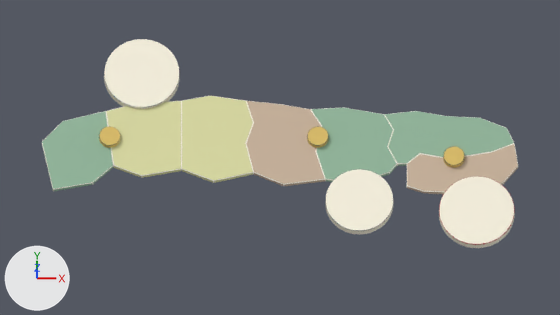
The Blender file art/atlas/atlas-map.blend: old version first, new version second.
Both versions are drawn from the file's camera 'Atlas authoring camera'. Lighting does not change. The marker at lower left points along +X, +Y and +Z. The picture after the commit comes second.

The first picture shows 'camaguey-city', 'camaguey-province', 'ec-las-villas-camaguey', 'ec-oriente-sierra', 'ec-pinar-la-habana', 'havana', 'la-habana', 'las-villas', 'matanzas', 'oriente', 'pinar-del-rio', 'santiago', 'sierra-maestra'.
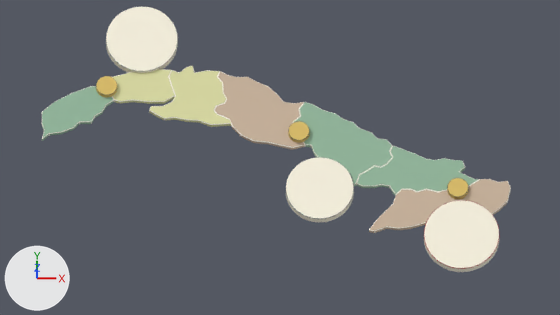
Boxes [x1, y1, x2, y2] around the edits, measured in the pictures (560 x 315 px):
'oriente', reshaped (9% shorter)
    before: [385, 111, 514, 166]
    after: [357, 146, 480, 196]
'matanzas', reshaped (15% wider, 30% shorter)
    before: [182, 96, 253, 183]
    after: [149, 66, 231, 127]
'las-villas', reshaped (15% wider, 8% shorter)
    before: [246, 101, 325, 186]
    after: [214, 72, 305, 150]
'havana', moved, rescaled
    before: [104, 39, 180, 109]
    after: [106, 6, 178, 73]
'la-habana', reshaped
    before: [106, 101, 182, 178]
    after: [112, 69, 175, 104]
'santiago', moved
    before: [439, 176, 515, 248]
    after: [424, 200, 499, 272]
'sierra-maestra', reshaped (28% wider, 8% taller)
    before: [407, 144, 518, 194]
    after: [369, 179, 511, 233]
'camaguey-city', moved
    before: [325, 169, 394, 234]
    after: [286, 157, 354, 222]
'pinar-del-rio', reshaped (31% shorter)
    before: [42, 111, 113, 191]
    after: [42, 86, 114, 141]
'camaguey-province', reshaped (15% wider, 13% taller)
    before: [311, 108, 397, 182]
    after: [293, 102, 392, 186]
'ec-oriente-sierra', moved
    before: [443, 146, 465, 168]
    after: [447, 178, 468, 199]
'ec-pinar-la-habana', moved
    before: [99, 126, 120, 148]
    after: [96, 76, 117, 97]

Patch to the scene script:
```diff
--- a/art/atlas/atlas-map.blend.py
+++ b/art/atlas/atlas-map.blend.py
@@ me_pinar_del_rio_refined_profile @@
-me_pinar_del_rio_refined_profile.from_pydata(...)  # 12 vertices, 8 faces; spans x -6.3..-4.4, y -1.0..1.3, z 0.0..0.14
+me_pinar_del_rio_refined_profile.from_pydata(...)  # 40 vertices, 22 faces; spans x -6.3..-4.38, y 0.46..2.03, z 0.0..0.14
+# me_pinar_del_rio_refined_profile part 1: the whole mesh is rebuilt
 me_pinar_del_rio_refined_profile.materials.append(mat_atlas_pinar_del_rio_fill)
@@ me_la_habana_refined_profile @@
-me_la_habana_refined_profile.from_pydata(...)  # 12 vertices, 8 faces; spans x -4.6..-2.6, y -0.6..1.6, z 0.0..0.14
+me_la_habana_refined_profile.from_pydata(...)  # 30 vertices, 17 faces; spans x -4.66..-2.76, y 1.57..2.53, z 0.0..0.14
+# me_la_habana_refined_profile part 2: the whole mesh is rebuilt
 me_la_habana_refined_profile.materials.append(mat_atlas_la_habana_fill)
@@ me_matanzas_refined_profile @@
-me_matanzas_refined_profile.from_pydata(...)  # 16 vertices, 10 faces; spans x -2.6..-0.7, y -0.75..1.75, z 0.0..0.14
+me_matanzas_refined_profile.from_pydata(...)  # 62 vertices, 33 faces; spans x -3.46..-1.26, y 0.88..2.63, z 0.0..0.14
+# me_matanzas_refined_profile part 3: the whole mesh is rebuilt
 me_matanzas_refined_profile.materials.append(mat_atlas_matanzas_fill)
@@ me_las_villas_refined_profile @@
-me_las_villas_refined_profile.from_pydata(...)  # 20 vertices, 12 faces; spans x -0.9..1.2, y -0.85..1.6, z 0.0..0.14
+me_las_villas_refined_profile.from_pydata(...)  # 64 vertices, 34 faces; spans x -1.74..0.66, y 0.22..2.46, z 0.0..0.14
+# me_las_villas_refined_profile part 4: the whole mesh is rebuilt
 me_las_villas_refined_profile.materials.append(mat_atlas_las_villas_fill)
@@ me_camaguey_province_refined_profile @@
-me_camaguey_province_refined_profile.from_pydata(...)  # 22 vertices, 13 faces; spans x 0.8..3.1, y -0.8..1.4, z 0.0..0.14
+me_camaguey_province_refined_profile.from_pydata(...)  # 68 vertices, 36 faces; spans x 0.34..2.98, y -0.92..1.57, z 0.0..0.14
+# me_camaguey_province_refined_profile part 5: the whole mesh is rebuilt
 me_camaguey_province_refined_profile.materials.append(mat_atlas_camaguey_province_fill)
@@ me_oriente_refined_profile @@
-me_oriente_refined_profile.from_pydata(...)  # 26 vertices, 15 faces; spans x 2.75..6.2, y -0.25..1.3, z 0.0..0.14
+me_oriente_refined_profile.from_pydata(...)  # 68 vertices, 36 faces; spans x 2.02..5.3, y -1.15..0.29, z 0.0..0.14
+# me_oriente_refined_profile part 6: the whole mesh is rebuilt
 me_oriente_refined_profile.materials.append(mat_atlas_oriente_fill)
@@ me_sierra_maestra_refined_profile @@
-me_sierra_maestra_refined_profile.from_pydata(...)  # 20 vertices, 12 faces; spans x 3.35..6.3, y -1.1..0.35, z 0.0..0.14
+me_sierra_maestra_refined_profile.from_pydata(...)  # 60 vertices, 32 faces; spans x 2.34..6.1, y -2.22..-0.69, z 0.0..0.14
+# me_sierra_maestra_refined_profile part 7: the whole mesh is rebuilt
 me_sierra_maestra_refined_profile.materials.append(mat_atlas_sierra_maestra_fill)
@@ me_havana_refined_profile @@
-me_havana_refined_profile.from_pydata(...)  # 192 vertices, 98 faces; spans x -4.65..-2.65, y 1.35..3.35, z 0.0..0.24
+me_havana_refined_profile.from_pydata(...)  # 192 vertices, 98 faces; spans x -4.6..-2.7, y 2.4..4.3, z 0.0..0.24
+# me_havana_refined_profile part 8: the whole mesh is scaled about its middle by (0.95, 0.95, 1), then moved by (0.0, 1.0, 0.0)
 me_havana_refined_profile.materials.append(mat_atlas_havana_fill)
@@ me_camaguey_city_refined_profile @@
-me_camaguey_city_refined_profile.from_pydata(...)  # 192 vertices, 98 faces; spans x 1.2..3.0, y -2.25..-0.45, z 0.0..0.24
+me_camaguey_city_refined_profile.from_pydata(...)  # 192 vertices, 98 faces; spans x 0.15..1.95, y -1.9..-0.1, z 0.0..0.24
+# me_camaguey_city_refined_profile part 9: the whole mesh is moved by (-1.05, 0.35, 0.0)
 me_camaguey_city_refined_profile.materials.append(mat_atlas_camaguey_city_fill)
@@ me_santiago_refined_profile @@
-me_santiago_refined_profile.from_pydata(...)  # 192 vertices, 98 faces; spans x 4.2..6.2, y -2.65..-0.65, z 0.0..0.24
+me_santiago_refined_profile.from_pydata(...)  # 192 vertices, 98 faces; spans x 3.8..5.8, y -3.35..-1.35, z 0.0..0.24
+# me_santiago_refined_profile part 10: the whole mesh is moved by (-0.4, -0.7, 0.0)
 me_santiago_refined_profile.materials.append(mat_atlas_santiago_fill)
@@ me_ec_pinar_la_habana_refined_profile @@
-me_ec_pinar_la_habana_refined_profile.from_pydata(...)  # 192 vertices, 98 faces; spans x -4.78..-4.22, y 0.22..0.78, z 0.0..0.28
+me_ec_pinar_la_habana_refined_profile.from_pydata(...)  # 192 vertices, 98 faces; spans x -4.86..-4.3, y 1.69..2.25, z 0.0..0.28
+# me_ec_pinar_la_habana_refined_profile part 11: the whole mesh is moved by (-0.08, 1.47, 0.0)
 me_ec_pinar_la_habana_refined_profile.materials.append(mat_atlas_ec_pinar_la_habana_fill)
@@ me_ec_oriente_sierra_refined_profile @@
-me_ec_oriente_sierra_refined_profile.from_pydata(...)  # 192 vertices, 98 faces; spans x 4.32..4.88, y -0.36..0.2, z 0.0..0.28
+me_ec_oriente_sierra_refined_profile.from_pydata(...)  # 192 vertices, 98 faces; spans x 4.42..4.98, y -1.28..-0.72, z 0.0..0.28
+# me_ec_oriente_sierra_refined_profile part 12: the whole mesh is moved by (0.1, -0.92, 0.0)
 me_ec_oriente_sierra_refined_profile.materials.append(mat_atlas_ec_oriente_sierra_fill)
```
